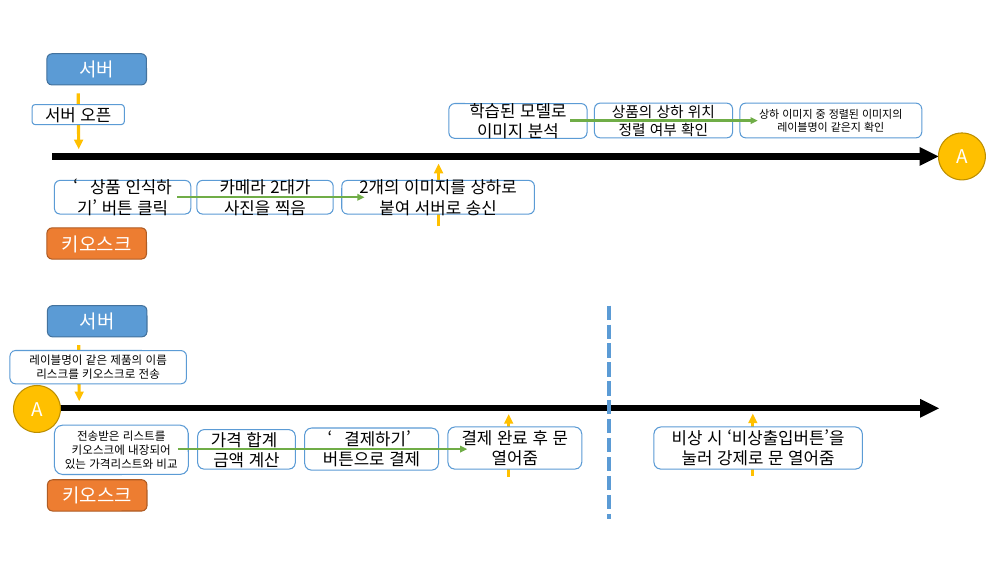
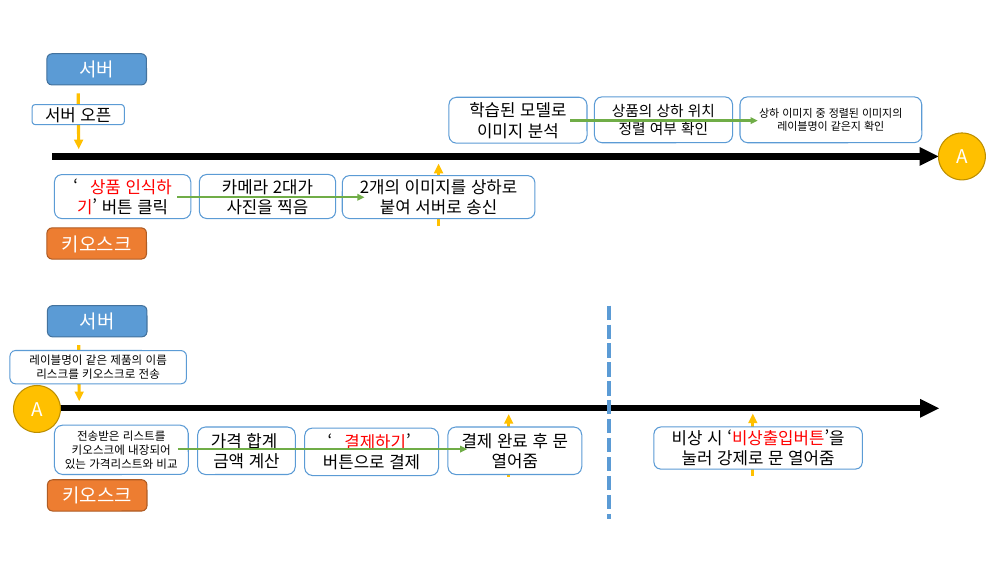
Before and after one commit to mtinet/AI_seyong, a slide deck: slide 1 of 3. kiosk/장표.pptx. Drawn at 1008x567 pixels with LibreOffice and Linux fonts; fonts in the diff are those of the drawing. Boxes give left, top, right and bottom in pixels: in the first picture for what was removed or moved away, otherwise in the second. Text is boxed around its words. In the diff, an @@ line names an element or a change of style, - is before the commit and + after.

```diff
--- a/3. kiosk/장표.pptx
+++ b/3. kiosk/장표.pptx
@@ rounded rectangle "학습된 모델로 이미지 분석": place and size @@
-rounded rectangle "학습된 모델로 이미지 분석" at [449, 104, 588, 138]
+rounded rectangle "학습된 모델로 이미지 분석" at [449, 98, 588, 144]
@@ rounded rectangle "상품의 상하 위치 정렬 여부 ...": place and size @@
-rounded rectangle "상품의 상하 위치 정렬 여부 ..." at [594, 103, 733, 138]
+rounded rectangle "상품의 상하 위치 정렬 여부 ..." at [594, 97, 733, 143]
@@ rounded rectangle "상하 이미지 중 정렬된 이미지의 ...": place and size @@
-rounded rectangle "상하 이미지 중 정렬된 이미지의 ..." at [740, 103, 922, 138]
+rounded rectangle "상하 이미지 중 정렬된 이미지의 ..." at [740, 97, 922, 143]
@@ rounded rectangle "‘상품 인식하기’ 버튼 클릭": place and size @@
-rounded rectangle "‘상품 인식하기’ 버튼 클릭" at [54, 181, 191, 215]
+rounded rectangle "‘상품 인식하기’ 버튼 클릭" at [54, 175, 191, 219]
@@ rounded rectangle "‘상품 인식하기’ 버튼 클릭" at [54, 175, 191, 219]: text colour #000000 to #FF0000 in "‘상품 인식하기’" @@
@@ rounded rectangle "카메라 2대가 사진을 찍음": place and size @@
-rounded rectangle "카메라 2대가 사진을 찍음" at [197, 181, 333, 215]
+rounded rectangle "카메라 2대가 사진을 찍음" at [200, 175, 336, 219]
@@ rounded rectangle "2개의 이미지를 상하로 붙여 서버로 ...": place and size @@
-rounded rectangle "2개의 이미지를 상하로 붙여 서버로 ..." at [342, 181, 535, 215]
+rounded rectangle "2개의 이미지를 상하로 붙여 서버로 ..." at [343, 175, 535, 219]
@@ rounded rectangle "가격 합계": place and size @@
-rounded rectangle "가격 합계" at [197, 430, 295, 469]
+rounded rectangle "가격 합계" at [197, 427, 295, 475]
@@ rounded rectangle "‘결제하기’": place and size @@
-rounded rectangle "‘결제하기’" at [305, 428, 439, 470]
+rounded rectangle "‘결제하기’" at [305, 428, 439, 476]
@@ text in rounded rectangle at [344, 433, 410, 450]: text colour #000000 to #FF0000 in "‘결제하기’" @@
@@ rounded rectangle "결제 완료 후 문 열어줌": place and size @@
-rounded rectangle "결제 완료 후 문 열어줌" at [448, 427, 582, 470]
+rounded rectangle "결제 완료 후 문 열어줌" at [448, 427, 582, 475]
@@ rounded rectangle "비상 시 ‘비상출입버튼’을 눌러 강제로 ..." at [654, 427, 863, 470]: text colour #000000 to #FF0000 in "‘비상출입버튼’을" @@
```
Also in this commit, not shown: 2 slides added.
